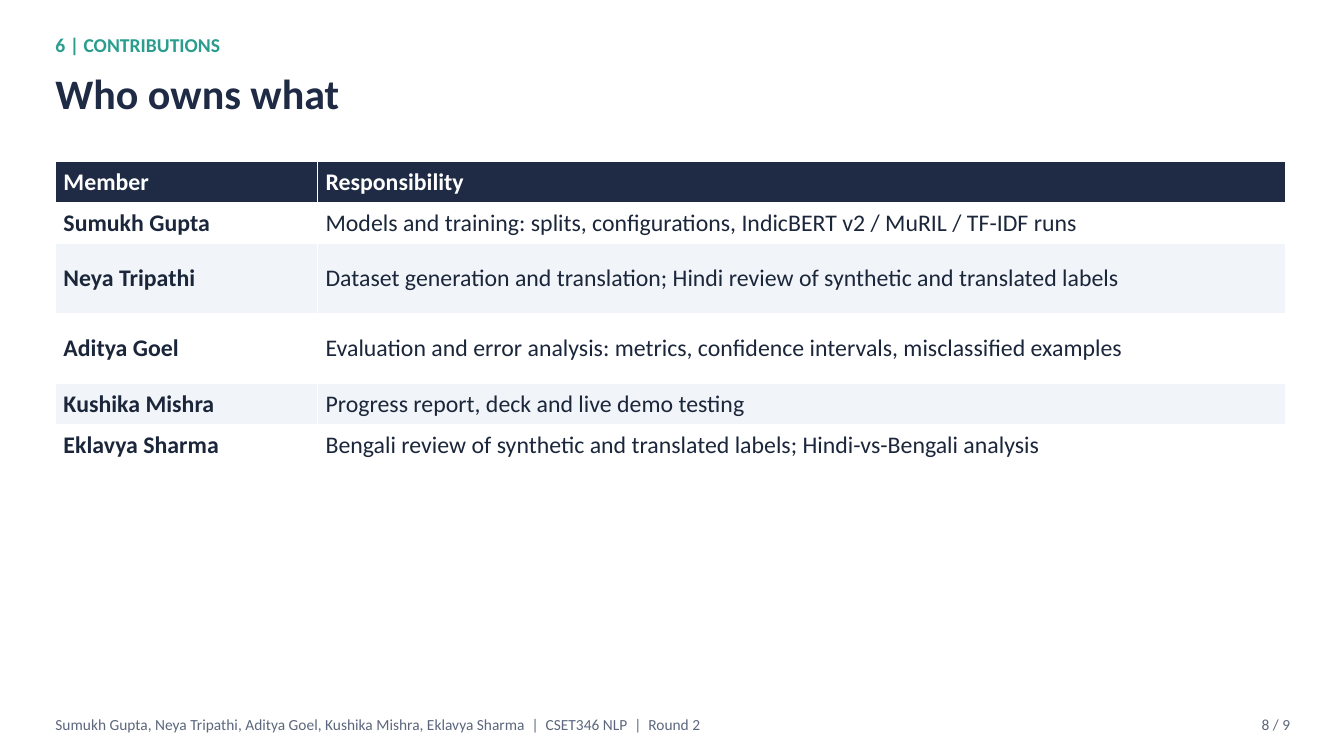
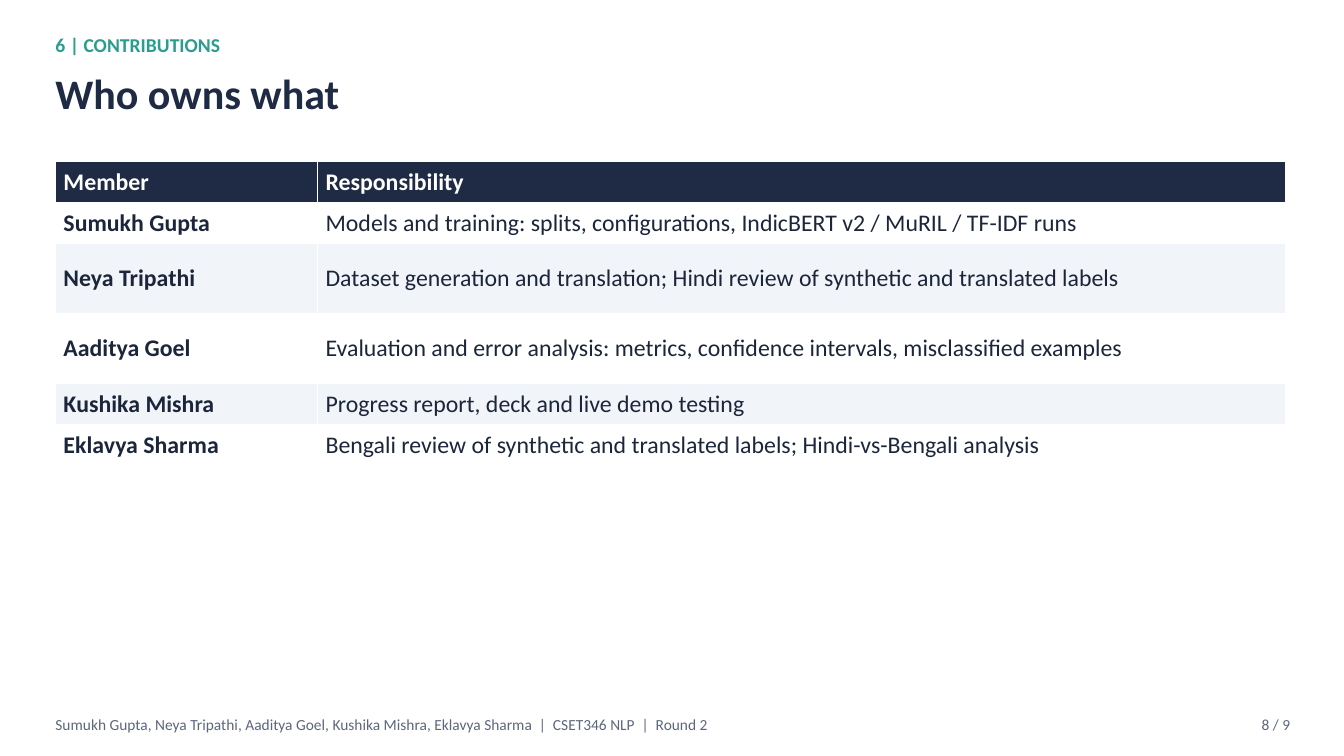
Before and after one commit to sumukh-dgaf/indic-climate-stance, a slide deck: slide 8 of outputs/Round2_Deck.pptx. Drawn at 1344x756 pixels with LibreOffice and Linux fonts; fonts in the diff are those of the drawing. Boxes give left, top, right and bottom in pixels: in the first picture for what was removed or moved away, otherwise in the second. Text is boxed around its words. In the diff, an @@ line names an element or a change of style, - is before the commit and + after.

```diff
--- a/outputs/Round2_Deck.pptx
+++ b/outputs/Round2_Deck.pptx
@@ table at (55, 161, 1286, 466) @@
-row 4, column 1: Aditya Goel
+row 4, column 1: Aaditya Goel
@@ text at (55, 719, 708, 733): text changed @@
-Sumukh Gupta, Neya Tripathi, Aditya Goel, Kushika Mishra, Eklavya Sharma | CSET346 NLP | Round 2
+Sumukh Gupta, Neya Tripathi, Aaditya Goel, Kushika Mishra, Eklavya Sharma | CSET346 NLP | Round 2
```
Also in this commit, not shown: 8 other slides changed, 9 other files.
